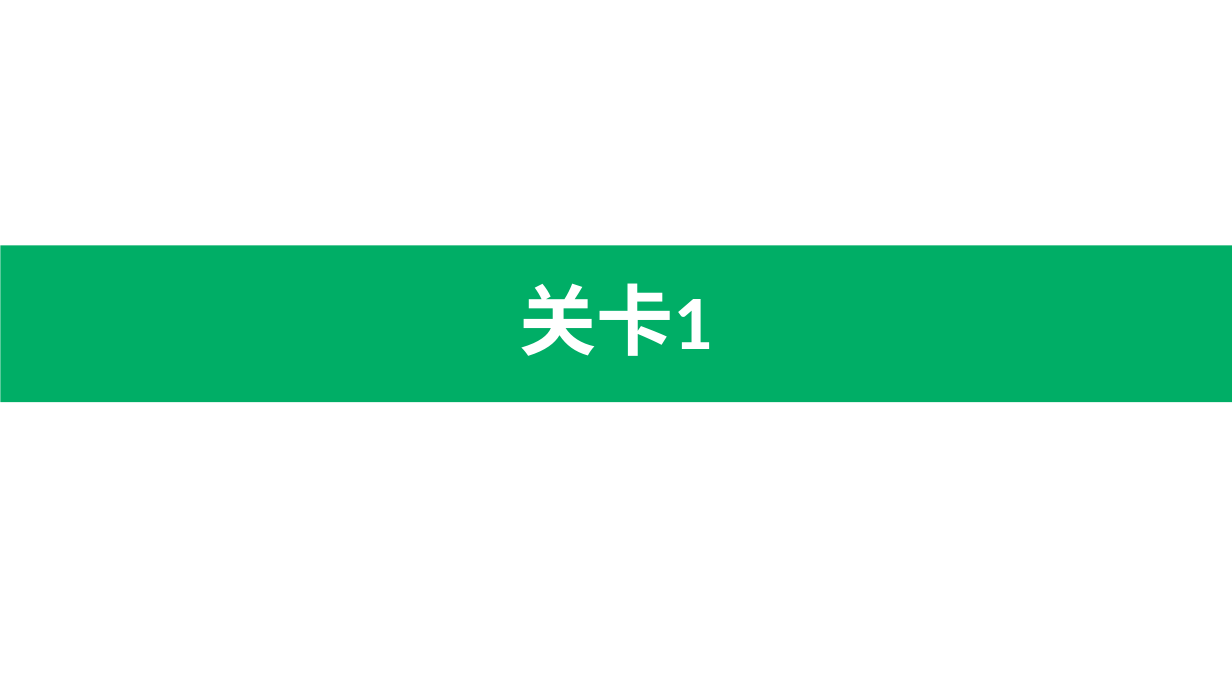
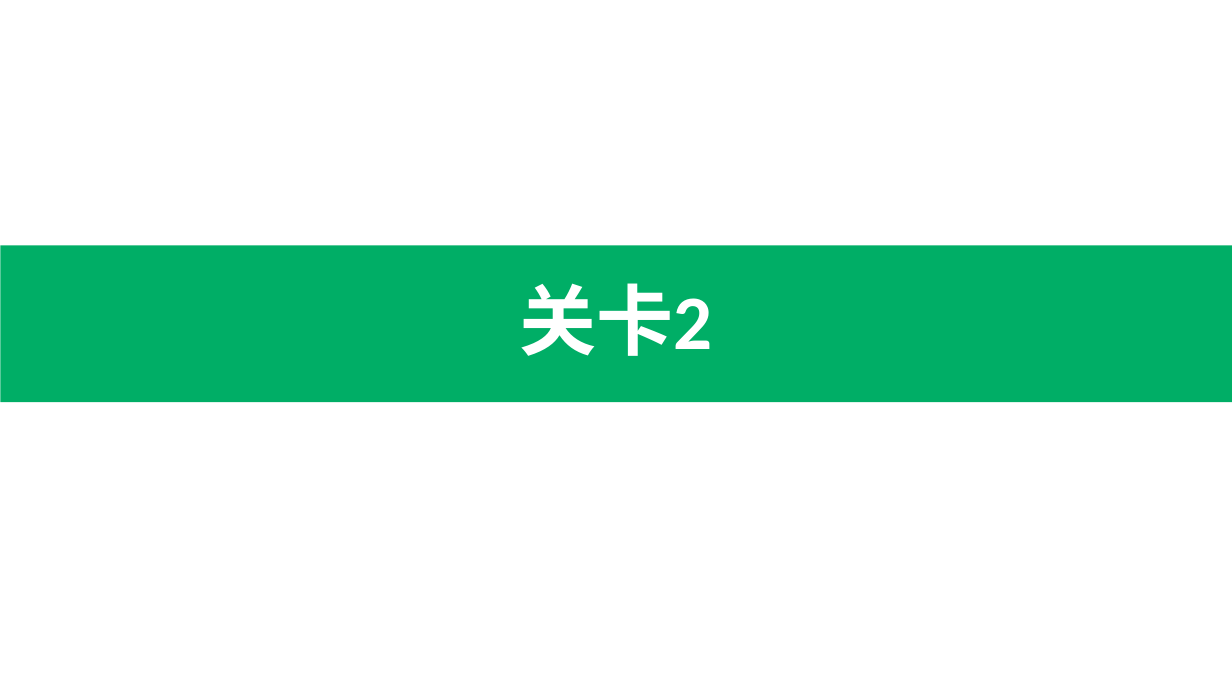
Before and after one commit to Fordebt/Give-me-my-money, a slide deck: slide 1 of 关卡2-沈永良.pptx. Drawn at 1232x693 pixels with LibreOffice and Linux fonts; fonts in the diff are those of the drawing. Boxes give left, top, right and bottom in pixels: in the first picture for what was removed or moved away, otherwise in the second. Text is boxed around its words. In the diff, an @@ line names an element or a change of style, - is before the commit and + after.

```diff
--- a/关卡2-沈永良.pptx
+++ b/关卡2-沈永良.pptx
@@ title at [519,283,712,356]: text changed @@
-关卡1
+关卡2
```
Also in this commit, not shown: 1 other slide changed, 1 slide removed, 3 other files.
